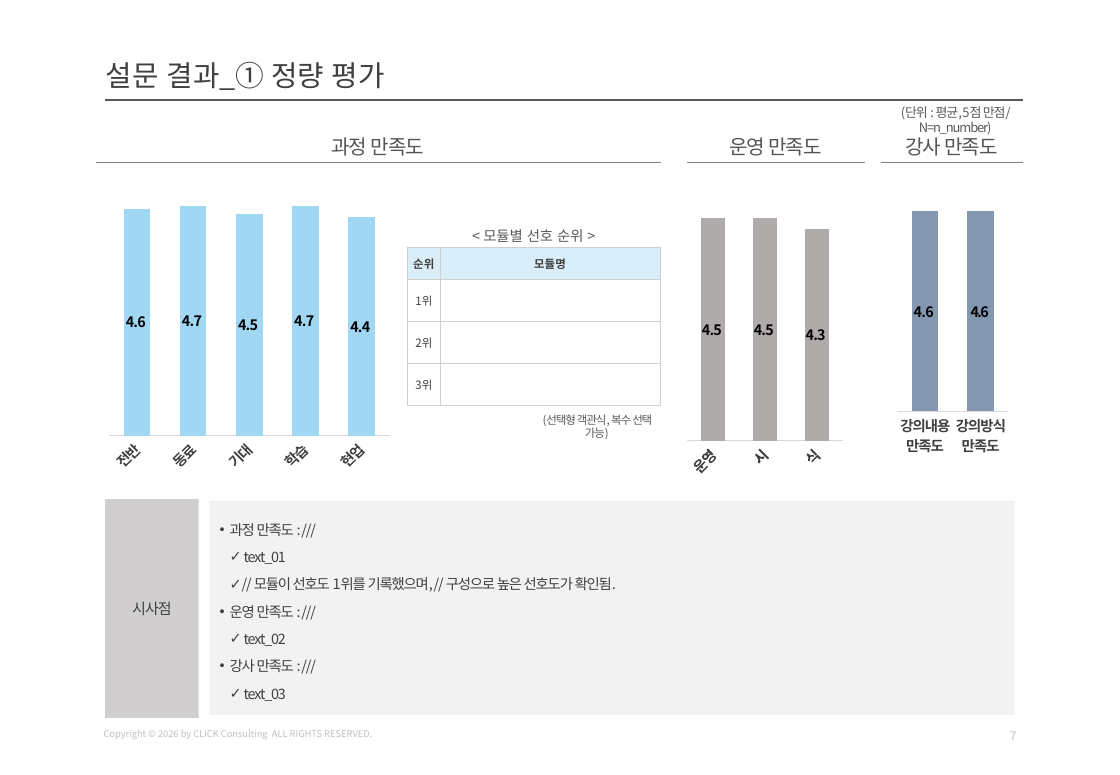
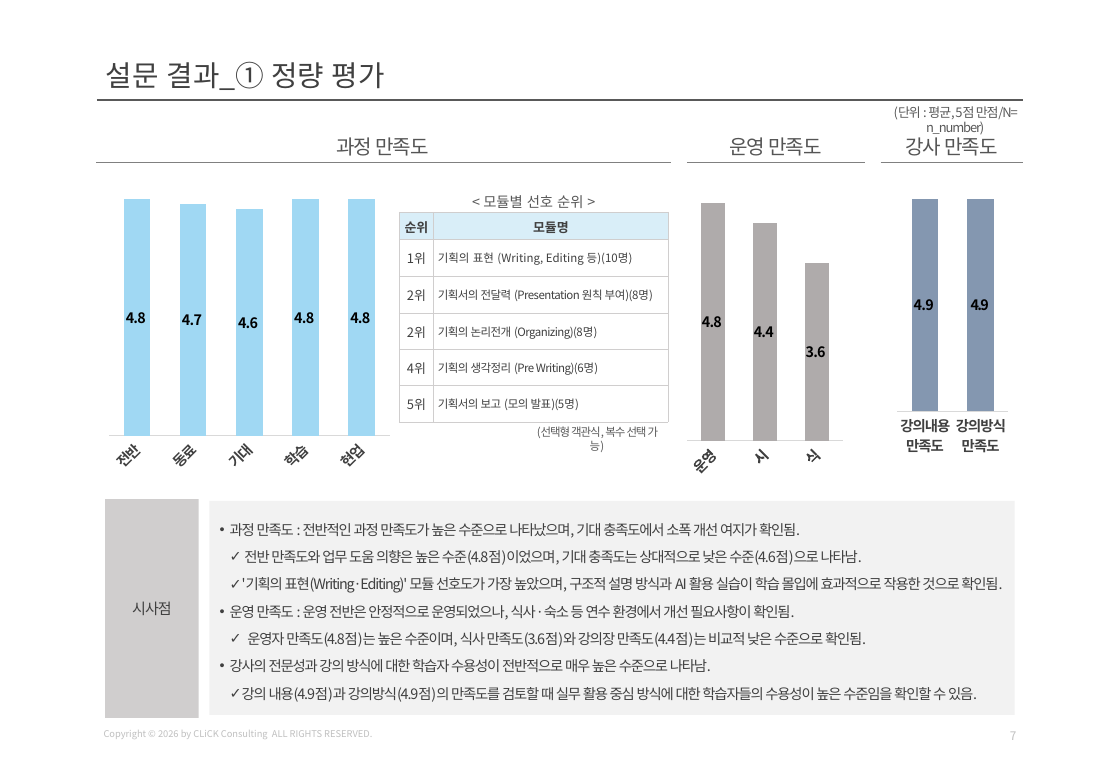
Before and after one commit to qkrtlwls123-a11y/Lam-automation, a slide deck: slide 7 of kai-template.pptx. Drawn at 1120x775 pixels with LibreOffice and Linux fonts; fonts in the diff are those of the drawing. Boxes give left, top, right and bottom in pixels: in the first picture for what was removed or moved away, otherwise in the second. Text is boxed around its words. In the diff, an @@ line names an element or a change of style, - is before the commit and + after.

```diff
--- a/kai-template.pptx
+++ b/kai-template.pptx
@@ line moved from (105, 100) - (1024, 100) to (97, 100) - (1024, 100) @@
@@ text at (x1=894, y1=106, x2=1018, y2=135): spaces changed @@
-(단위 : 평균, 5점 만점/N=n_number)
+(단위 : 평균, 5점 만점/N= n_number)
@@ text "과정 만족도" moved from (x1=331, y1=137, x2=424, y2=156) to (x1=336, y1=137, x2=429, y2=156) @@
@@ column chart at (x1=894, y1=149, x2=1017, y2=492) @@
@@ Series 1, 강의내용 만족도: 4.6 to 4.9 @@
@@ Series 1, 강의방식 만족도: 4.6 to 4.9 @@
@@ line moved from (96, 162) - (662, 162) to (96, 162) - (671, 162) @@
@@ column chart at (x1=105, y1=157, x2=391, y2=489) @@
-Series 1: 4.6, 4.7, 4.5, 4.7, 4.4
+Series 1: 4.8, 4.7, 4.6, 4.8, 4.8
@@ text "< 모듈별 선호 순위 >" moved from (x1=483, y1=229, x2=583, y2=242) to (x1=483, y1=195, x2=583, y2=208) @@
@@ column chart at (x1=687, y1=155, x2=865, y2=489) @@
@@ Series 1, 운영자 만족도: 4.5 to 4.8 @@
@@ Series 1, 시설 만족도: 4.5 to 4.4 @@
@@ Series 1, 식사 만족도: 4.3 to 3.6 @@
@@ table at (x1=399, y1=212, x2=668, y2=420) @@
-row 2: 1위 | 
-row 3: 2위 | 
-row 4: 3위 | 
+row 2: 1위 | 기획의 표현 (Writing, Editing 등)(10명)
+row 3: 2위 | 기획서의 전달력 (Presentation 원칙 부여)(8명)
+row 4: 2위 | 기획의 논리전개 (Organizing)(8명)
+row 5: 4위 | 기획의 생각정리 (Pre Writing)(6명)
+row 6: 5위 | 기획서의 보고 (모의 발표)(5명)
@@ table resized from (x1=407, y1=247, x2=660, y2=406) to (x1=399, y1=212, x2=668, y2=420) @@
@@ text "(선택형 객관식, 복수 선택 가능)" rewrapped from (x1=543, y1=414, x2=652, y2=439) to (x1=537, y1=426, x2=659, y2=452) @@
@@ text in rectangle at (x1=230, y1=523, x2=1002, y2=702): text changed @@
-• 과정 만족도 : ///
-✓ text_01
-✓ // 모듈이 선호도 1위를 기록했으며, // 구성으로 높은 선호도가 확인됨.
-• 운영 만족도 : ///
-✓ text_02
-• 강사 만족도 : ///
-✓ text_03
+• 과정 만족도 : 전반적인 과정 만족도가 높은 수준으로 나타났으며, 기대 충족도에서 소폭 개선 여지가 확인됨.
+✓ 전반 만족도와 업무 도움 의향은 높은 수준(4.8점)이었으며, 기대 충족도는 상대적으로 낮은 수준(4.6점)으로 나타남.
+✓ '기획의 표현(Writing·Editing)' 모듈 선호도가 가장 높았으며, 구조적 설명 방식과 AI 활용 실습이 학습 몰입에 효과적으로 작용한 것으로 확인됨.
+• 운영 만족도 : 운영 전반은 안정적으로 운영되었으나, 식사·숙소 등 연수 환경에서 개선 필요사항이 확인됨.
+✓ 운영자 만족도(4.8점)는 높은 수준이며, 식사 만족도(3.6점)와 강의장 만족도(4.4점)는 비교적 낮은 수준으로 확인됨.
+• 강사의 전문성과 강의 방식에 대한 학습자 수용성이 전반적으로 매우 높은 수준으로 나타남.
+✓ 강의 내용(4.9점)과 강의방식(4.9점)의 만족도를 검토할 때 실무 활용 중심 방식에 대한 학습자들의 수용성이 높은 수준임을 확인할 수 있음.
```
Also in this commit, not shown: 7 other slides changed, 4 slides added, 4 slides removed, 1 other file.
